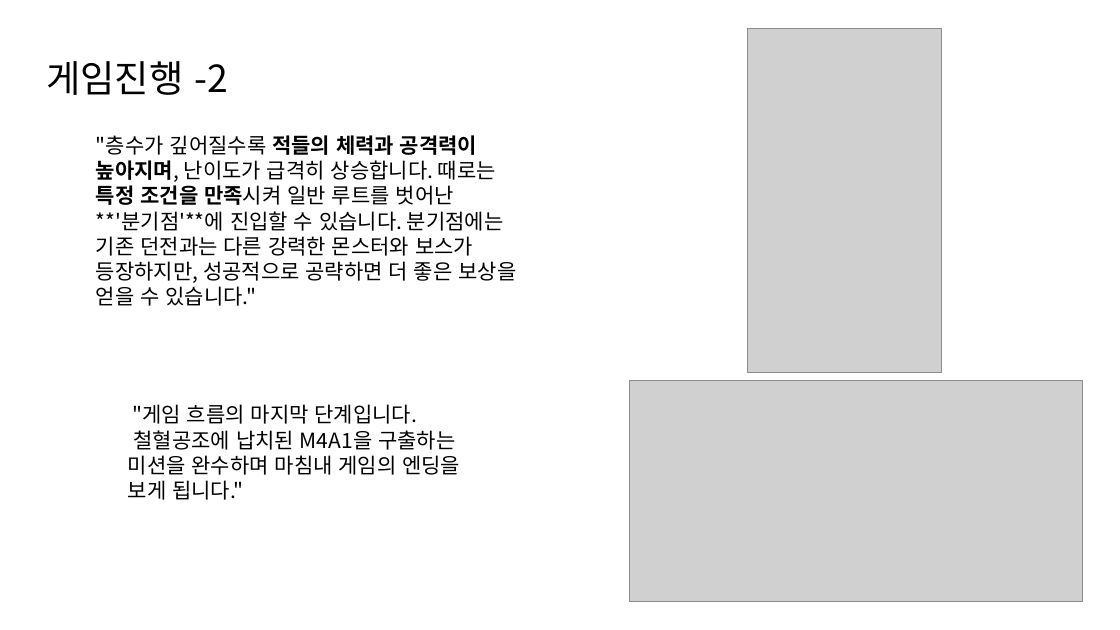
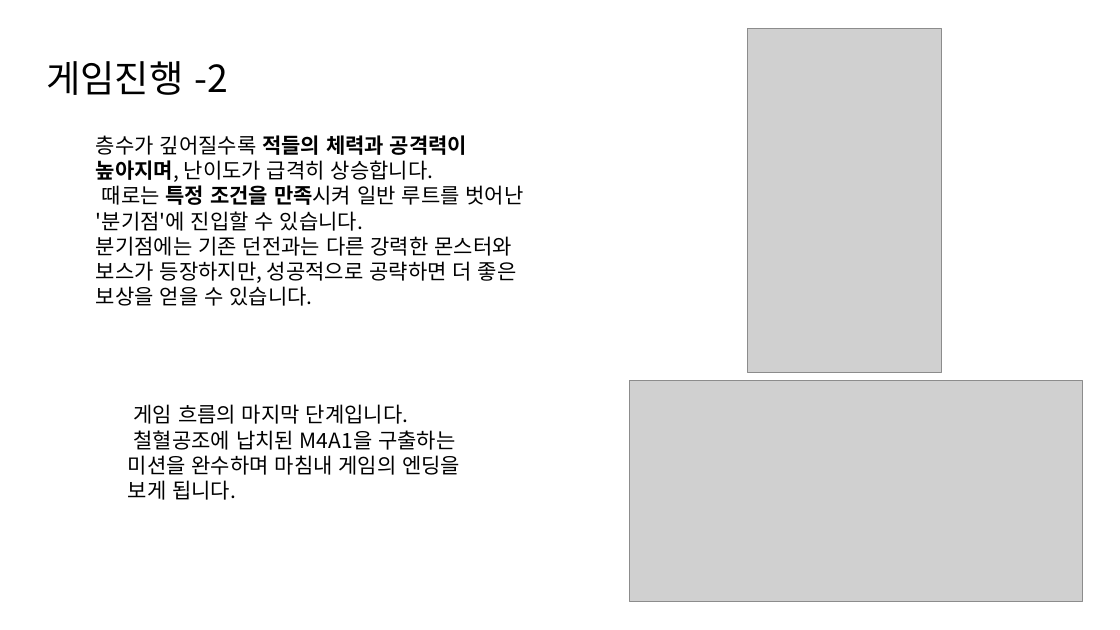
Before and after one commit to responbility/personal_project, a slide deck: slide 4 of 2DGP_소녀픽셀던전.pptx. Drawn at 1120x630 pixels with LibreOffice and Linux fonts; fonts in the diff are those of the drawing; grey boxes stand for pictures. Boxes give left, top, right and bottom in pixels: in the first picture for what was removed or moved away, otherwise in the second. Text is boxed around its words. In the diff, an @@ line names an element or a change of style, - is before the commit and + after.

Commit message:
last

```diff
--- a/2DGP_소녀픽셀던전.pptx
+++ b/2DGP_소녀픽셀던전.pptx
@@ text at <box>96,135,524,306</box>: text changed @@
-"층수가 깊어질수록 적들의 체력과 공격력이 높아지며, 난이도가 급격히 상승합니다. 때로는 특정 조건을 만족시켜 일반 루트를 벗어난 **'분기점'**에 진입할 수 있습니다. 분기점에는 기존 던전과는 다른 강력한 몬스터와 보스가 등장하지만, 성공적으로 공략하면 더 좋은 보상을 얻을 수 있습니다."
+층수가 깊어질수록 적들의 체력과 공격력이 높아지며, 난이도가 급격히 상승합니다.
+때로는 특정 조건을 만족시켜 일반 루트를 벗어난 '분기점'에 진입할 수 있습니다.
+분기점에는 기존 던전과는 다른 강력한 몬스터와 보스가 등장하지만, 성공적으로 공략하면 더 좋은 보상을 얻을 수 있습니다.
@@ text at <box>128,404,460,500</box>: text changed @@
-"게임 흐름의 마지막 단계입니다.
-철혈공조에 납치된 M4A1을 구출하는 미션을 완수하며 마침내 게임의 엔딩을 보게 됩니다."
+게임 흐름의 마지막 단계입니다.
+철혈공조에 납치된 M4A1을 구출하는 미션을 완수하며 마침내 게임의 엔딩을 보게 됩니다.
```
